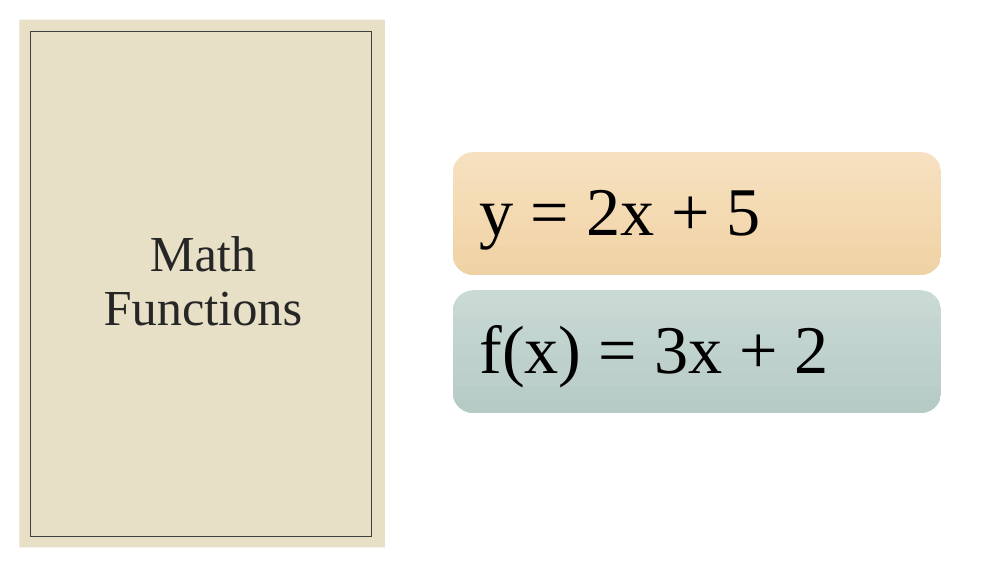
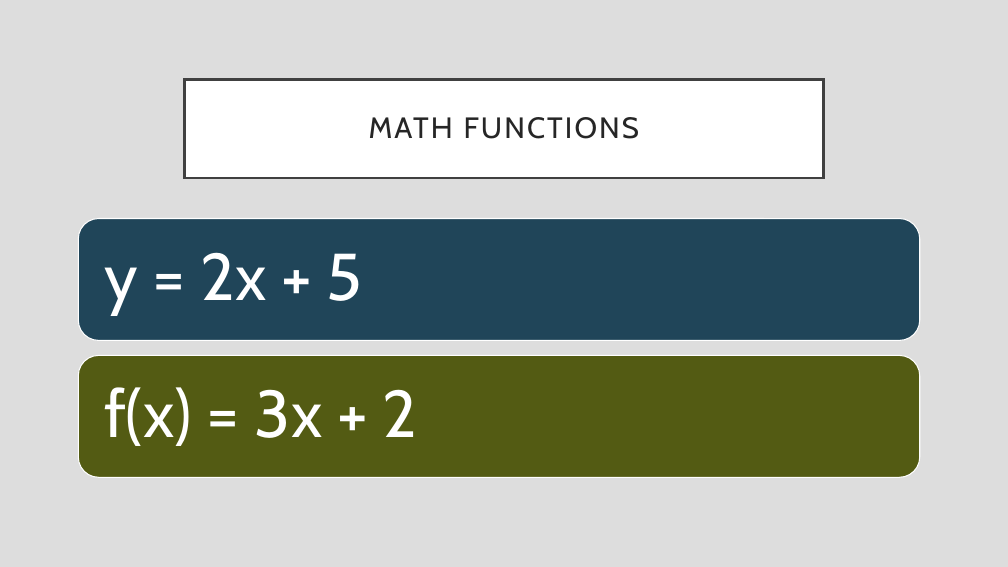
Before and after one commit to rsera/Junior-Knights, a slide deck: slide 3 of Python Day 8 Functions.pptx. Drawn at 1008x567 pixels with LibreOffice and Linux fonts; fonts in the diff are those of the drawing. Boxes give left, top, right and bottom in pixels: in the first picture for what was removed or moved away, otherwise in the second. Text is boxed around its words. In the diff, an @@ line names an element or a change of style, - is before the commit and + after.

```diff
--- a/Python Day 8 Functions.pptx
+++ b/Python Day 8 Functions.pptx
@@ background #FFFFFF to #DDDDDD @@
@@ rectangle removed at box(0, 0, 1008, 567) @@
@@ rectangle removed at box(20, 20, 385, 547) @@
@@ rectangle removed at box(31, 31, 372, 536) @@
@@ title "MATH FUNCTIONS": place and size @@
-title "MATH FUNCTIONS" at box(104, 236, 303, 326)
+title "MATH FUNCTIONS" at box(185, 79, 823, 178)
@@ title "MATH FUNCTIONS" at box(185, 79, 823, 178): fill none to #FFFFFF; outline none to #404040 2.5 pt @@
@@ title at box(369, 117, 640, 139): text changed; size 48 to 28 pt; font Times New Roman to Cabin @@
-Math Functions
+MATH FUNCTIONS
@@ rounded rectangle removed at box(453, 152, 941, 274) @@
@@ rounded rectangle added at box(79, 219, 920, 340), fill #20455A, outline #FFFFFF 1 pt @@
@@ text "y = 2x + 5" at box(104, 252, 363, 315): size 65 to 63 pt, font Times New Roman to Cabin, text colour #000000 to #FFFFFF @@
@@ text "y = 2x + 5": place and size @@
-text "y = 2x + 5" at box(479, 189, 761, 249)
+text "y = 2x + 5" at box(104, 252, 363, 315)
@@ rounded rectangle removed at box(453, 290, 941, 413) @@
@@ rounded rectangle added at box(79, 355, 920, 477), fill #535C14, outline #FFFFFF 1 pt @@
@@ text "f(x) = 3x + 2": place and size @@
-text "f(x) = 3x + 2" at box(479, 325, 829, 387)
+text "f(x) = 3x + 2" at box(104, 387, 418, 446)
@@ text "f(x) = 3x + 2" at box(104, 387, 418, 446): size 65 to 63 pt, font Times New Roman to Cabin, text colour #000000 to #FFFFFF @@
```
Also in this commit, not shown: 19 other slides changed, 2 slides added, 13 other files.
